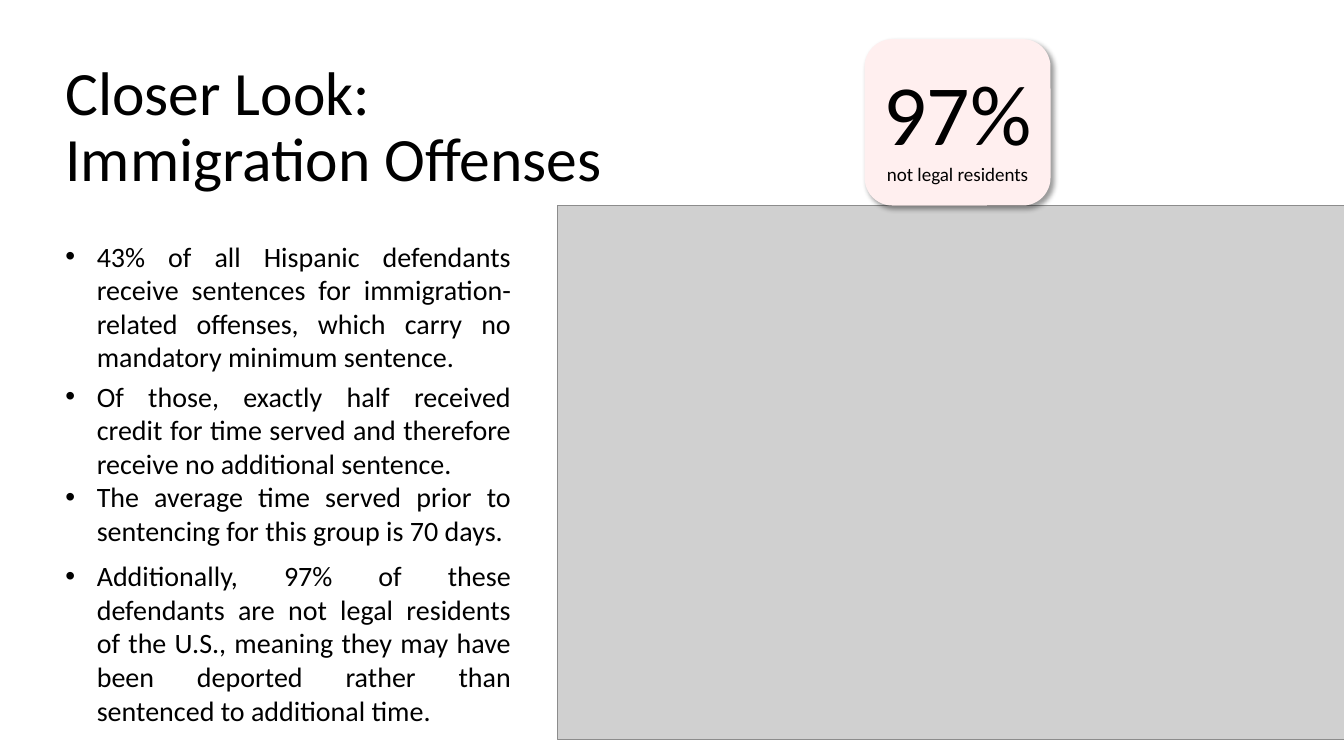
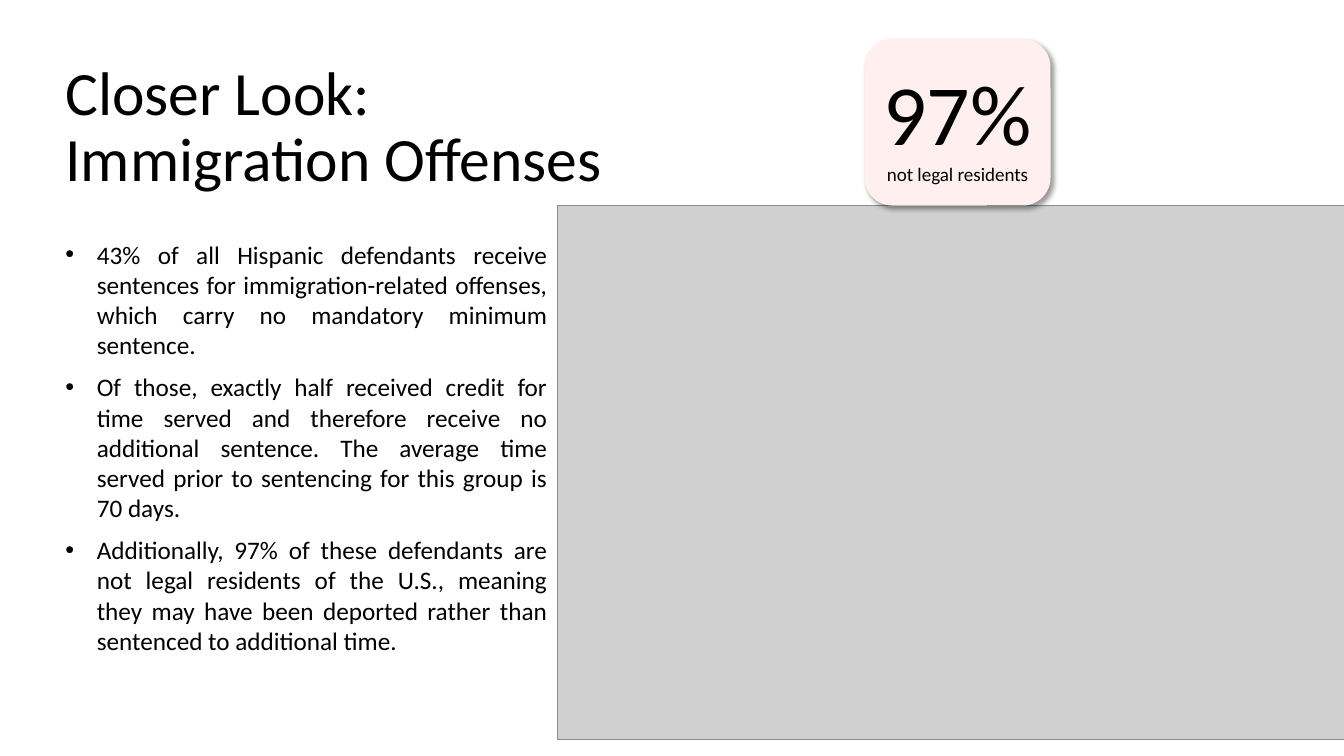
Before and after one commit to jenwhitson/sentencing_project, a slide deck: slide 9 of Presentation.pptx. Drawn at 1344x756 pixels with LibreOffice and Linux fonts; fonts in the diff are those of the drawing; grey boxes stand for pictures. Boxes give left, top, right and bottom in pixels: in the first picture for what was removed or moved away, otherwise in the second. Text is boxed around its words. In the diff, an @@ line names an element or a change of style, - is before the commit and + after.

Commit message:
updated formatting

```diff
--- a/Presentation.pptx
+++ b/Presentation.pptx
@@ text "43% of all Hispanic defendants ..." at [97,246,547,355]: size 20 to 18 pt @@
@@ text at [97,378,547,521]: text changed; size 20 to 18 pt @@
-• Of those, exactly half received credit for time served and therefore receive no additional sentence.
-• The average time served prior to sentencing for this group is 70 days.
+• Of those, exactly half received credit for time served and therefore receive no additional sentence. The average time served prior to sentencing for this group is 70 days.
@@ text "Additionally, 97% of these defendants ..." at [97,541,547,651]: size 20 to 18 pt @@
@@ text "Additionally, 97% of these defendants ...": place and size @@
-text "Additionally, 97% of these defendants ..." at [97,566,511,722]
+text "Additionally, 97% of these defendants ..." at [97,541,547,651]
```
Also in this commit, not shown: 3 other slides changed.
